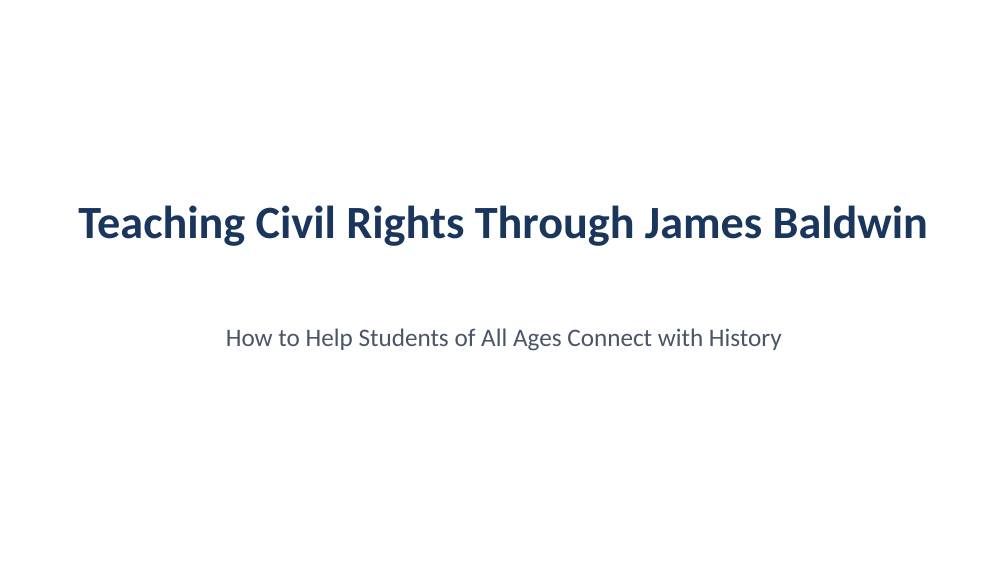
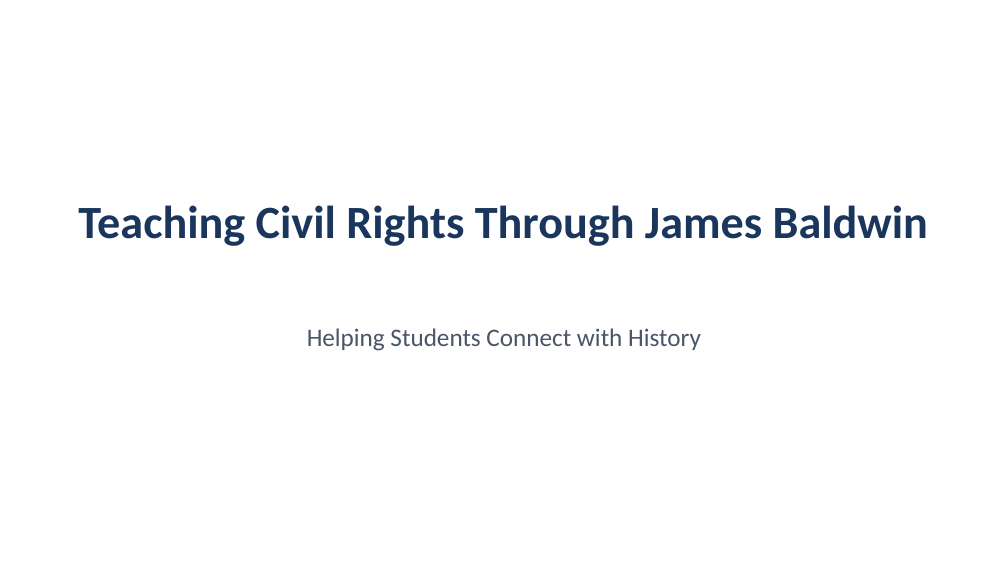
Before and after one commit to bme-wacoisd/tea, a slide deck: slide 1 of lessons/01-james-baldwin-civil-rights/slides.pptx. Drawn at 1008x567 pixels with LibreOffice and Linux fonts; fonts in the diff are those of the drawing. Boxes give left, top, right and bottom in pixels: in the first picture for what was removed or moved away, otherwise in the second. Text is boxed around its words. In the diff, an @@ line names an element or a change of style, - is before the commit and + after.

```diff
--- a/lessons/01-james-baldwin-civil-rights/slides.pptx
+++ b/lessons/01-james-baldwin-civil-rights/slides.pptx
@@ text at (307,328,701,351): text changed @@
-How to Help Students of All Ages Connect with History
+Helping Students Connect with History
```
Also in this commit, not shown: 13 other slides changed, 3 other files.
